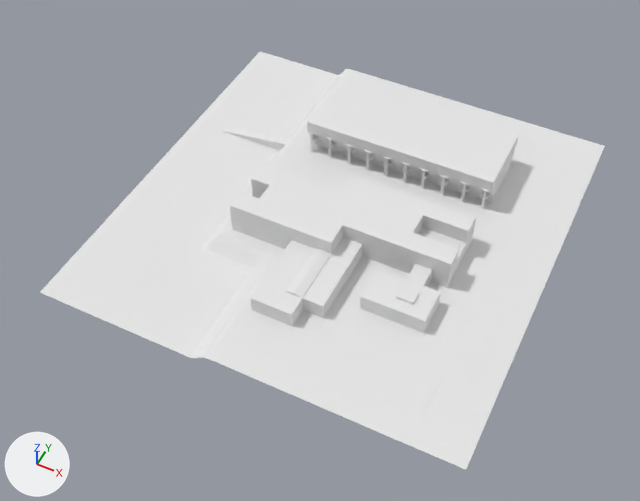
Two versions of the Blender file MAC420_ComputacaoGrafica/EP2/Models/IME.blend, one commit apart.
The view is the same before and after, from a 50 mm lens placed at (17.3, -41.8, 43.4), pointed at (-0.7, -5.8, -1.6). Arrows for +X, +Y and +Z are at lower left; the lights stay in place.

Names of what the first picture shows: 'AColumn', 'BlocoA', 'BlocoB', 'Terrain'.
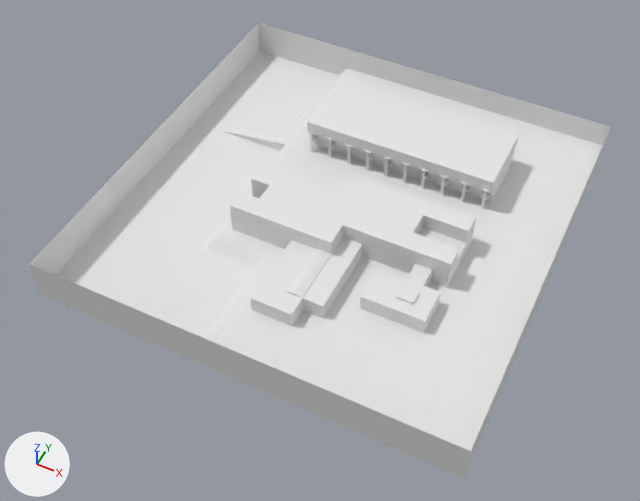
Pixel boxes [x1, y1, x2, y2] of what changed, in the pictures (640 x 501 px):
'Barrier', added
    after: [29, 23, 611, 478]

What changed in the scene script:
```text
Add me_barrmesh:
    me_barrmesh.from_pydata([(-1.88, -1.86, -0.13), (-1.88, 1.35, -0.12), (1.32, -1.86, -0.12), (1.32, 1.35, -0.12), (-1.88, -1.86, 0.2), (-1.88, 1.35, 0.21), (1.32, -1.86, 0.21), (1.32, 1.35, 0.2)], [], [(0, 4, 6, 2), (2, 6, 7, 3), (5, 1, 3, 7), (4, 0, 1, 5), (0, 2, 3, 1)])
Add ob_barrier:
    ob_barrier = bpy.data.objects.new('Barrier', me_barrmesh)
    ob_barrier.location = (2.0, -0.63, -0.15)
    ob_barrier.scale = (9.07, 9.07, 9.07)
```
